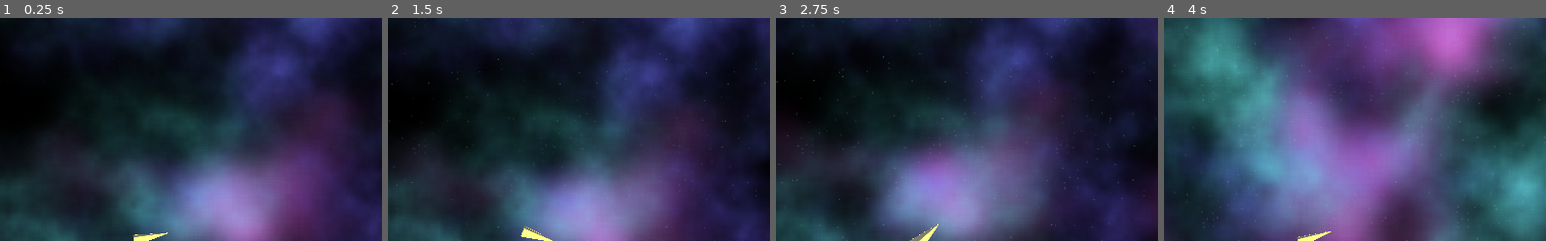
Above: before the commit, frames 1-4 (left to right).
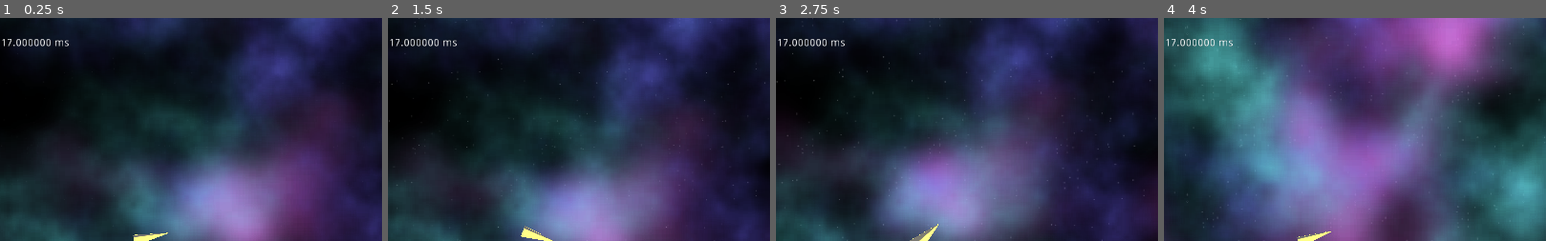
Above: after the commit, the same moments.

Repository: RichoM/godot-PhysicalBits-plugin
Game: Godot game, scene res://Main.tscn
Two runs of this game, one before a commit and one after it. Both use one fixed random seed, a clock stepped at 60 frames per second and the inputs below.
Inputs (mouse positions are % of the whole screen's width and height, from its top left):
- Up to frame 1 (0.25 s): no input
- Up to frame 2 (1.5 s): move the mouse to (72, 45) at 0.52 s; hold Space (movement_up) 0.53-1.28 s; click (72, 45) at 0.67 s; move the mouse to (30, 55) at 1.27 s
- Up to frame 3 (2.75 s): move the mouse to (60, 28) at 2.02 s; hold Space (movement_up) from 2.03 s (still down)
- Up to frame 4 (4 s): move the mouse to (45, 70) at 2.77 s; click (45, 70) at 2.92 s; move the mouse to (80, 65) at 3.52 s; release Space (movement_up) at 3.53 s
The pictures show only the part of the screen within x 0-50%, y 0-50%; the shares and areas given below are measured in that part.

The runs differ from the first frame. In frame 1, 0.3% of the frame differs, in the area x 0-18%, y 9-13%; in frame 2, 0.3%; in frame 3, 0.3%; in frame 4, 0.3%.

Commit message:
Changed the uzi process to show the elapsed ms since last message

Diff:
--- a/uzi.gd
+++ b/uzi.gd
@@ -7,11 +7,13 @@
 var socket = PacketPeerUDP.new()
 
 var data = {}
+var previous_msg_ts = 0
 
 func _ready():
 	start_client()
 
 func _process(_delta):
+	if socket.get_available_packet_count() == 0: return
 	while socket.get_available_packet_count() > 0:
 		var array_bytes = socket.get_packet()
 		var msg = array_bytes.get_string_from_utf8()
@@ -29,6 +31,13 @@
 	var new_text = ""
 	for key in keys:
 		new_text += "%s = %f\n" % [key, data[key]]
+
+	var now = OS.get_ticks_msec()
+	if previous_msg_ts > 0:
+		var diff = now - previous_msg_ts
+		new_text += "\n%f ms" % [diff]
+	previous_msg_ts = now
+
 	text = new_text
 
 func fix_json_floats(value):
